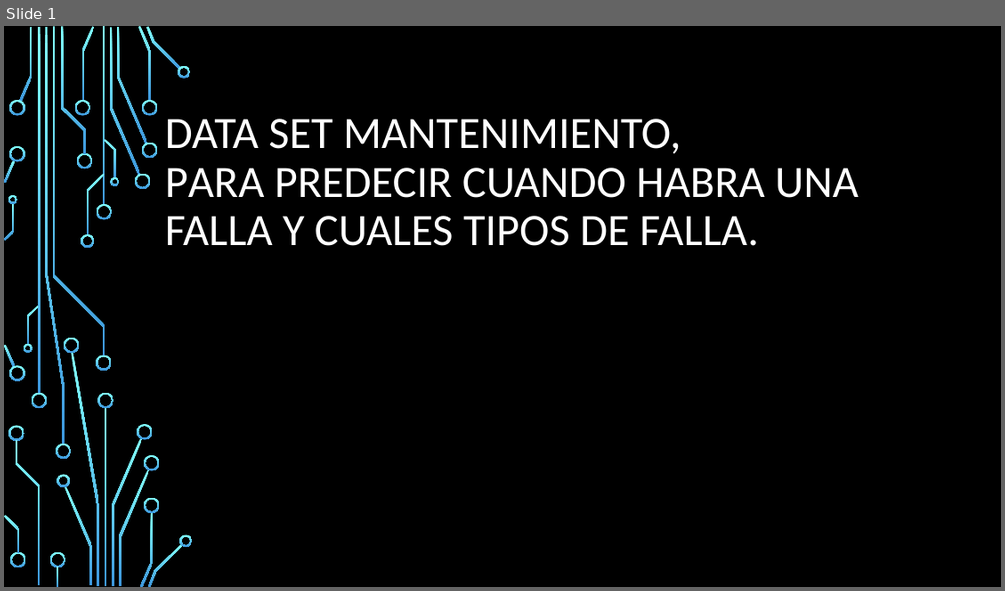
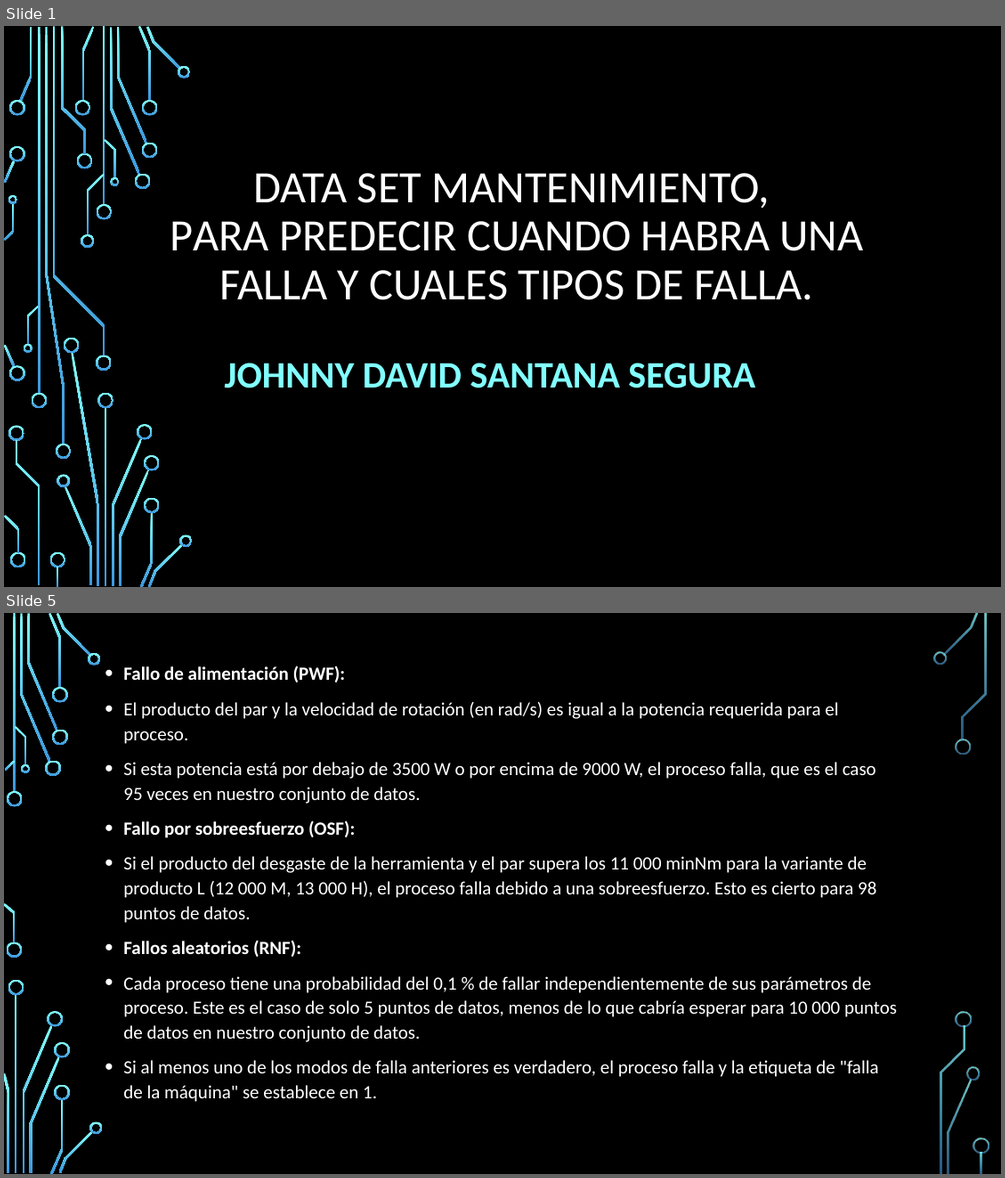
Before and after one commit to jhonnydss/Project_Maintenance, a slide deck: Proyecto_2.pptx. Shown one above the other, each under a label of ours: slide 1 before the commit, slides 1 and 5 after it; the slides between them are not shown. The pictures are 1005x591 and 1005x1178 pixels, drawn with LibreOffice and Linux fonts; fonts in the diff are those of the drawing; background and template pictures are left out. Boxes give left, top, right and bottom in pixels: in the first picture for what was removed or moved away, otherwise in the second. Text is boxed around its words. In the diff, an @@ line names an element or a change of style, - is before the commit and + after.

```diff
--- a/Proyecto_2.pptx
+++ b/Proyecto_2.pptx
@@ slide 5 added at bbox=[4, 613, 1001, 1174], background picture (left out) @@
@@ text added at bbox=[123, 666, 897, 1102], 18 pt, text #FFFFFF @@
+• Fallo de alimentación (PWF):
+• El producto del par y la velocidad de rotación (en rad/s) es igual a la potencia requerida para el proceso.
+• Si esta potencia está por debajo de 3500 W o por encima de 9000 W, el proceso falla, que es el caso 95 veces en nuestro conjunto de datos.
+• Fallo por sobreesfuerzo (OSF):
+• Si el producto del desgaste de la herramienta y el par supera los 11 000 minNm para la variante de producto L (12 000 M, 13 000 H), el proceso falla debido a una sobreesfuerzo. Esto es cierto para 98 puntos de datos.
+• Fallos aleatorios (RNF):
+• Cada proceso tiene una probabilidad del 0,1 % de fallar independientemente de sus parámetros de proceso. Este es el caso de solo 5 puntos de datos, menos de lo que cabría esperar para 10 000 puntos de datos en nuestro conjunto de datos.
+• Si al menos uno de los modos de falla anteriores es verdadero, el proceso falla y la etiqueta de "falla de la máquina" se establece en 1.
@@ group added at bbox=[4, 613, 989, 1174]: 33 freeform shapes, 3 rectangles @@
@@ slide 1 changed as well @@
@@ title "DATA SET MANTENIMIENTO, PARA PREDECIR ..." at bbox=[170, 173, 864, 300]: alignment left to centre @@
@@ subtitle added at bbox=[225, 362, 755, 388], 36 pt, text #82FFFF, bold @@
+JOHNNY DAVID SANTANA SEGURA
```
Also in this commit, not shown: 1 other slide changed, 14 other slides added, 5 slides removed.
